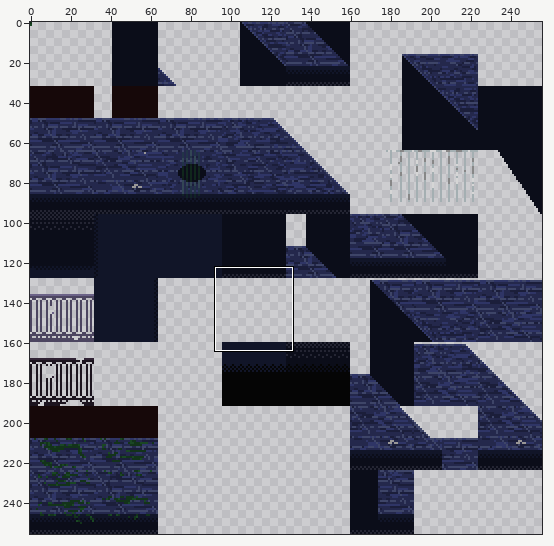
File history of a sprite sheet, CasaDesDiamantes/sprites/streetTiles_spr/layers/1bfb3df4-e099-4057-ac77-359769abf679/bbe75377-6bcf-4608-be53-f0484317fdcb.png. The first picture is a wide view before the edit; the outline marks the close-up.
Close-up. Old version:
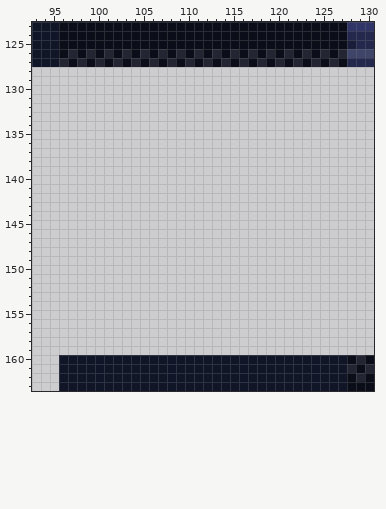
The file is 256x256 pixels. Colours within 5 levels of each other are drawn and written as one. Shown: x 93..130, y 123..163.
And afterwards:
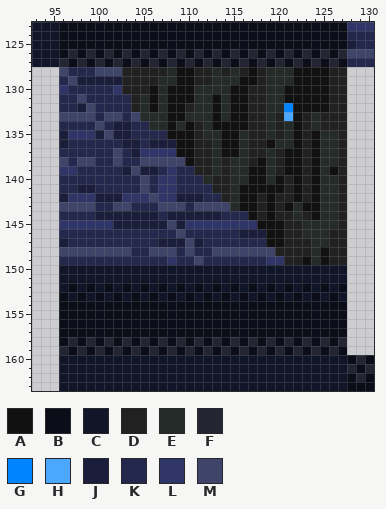
Palette (. is transparent): A #111111  B #0b0d19  C #111528  D #212121  E #242b29  F #242533  G #0084ff  H #4ca8ff  J #1b1e3a  K #24284c  L #2f3566  M #3e4568
The exact change:
Changed rows in their new state; - is an unchanged pixel.
first column x 96:
128 MKKKMMMDDDDDEAADDEDEDADEEEAAAADD
129 KMJJJJJDDDDEEAADDEEEAADEEEAAAADD
130 LKKKKKLDDDAEAAAEEEEAADDEEAAAAADD
131 KKMKKKKKDEAEAAAEEAEAADDEEAAAAADD
132 KKJMKKKKDEAEAADEEAEAADDEEGAAAADD
133 MMMMKMMKMEEEAAEEEAEAADDEDHADEDDD
134 KKKKMKJJKKEEAEADEAAAADDEDEADEDDD
135 JLLLJMJJKKKKAAADEEAAEDDEDEADAEED
136 JKKKKKKJJKJJJAADDEAAEDDAEEADAEED
137 KKKKKKMKJLLLLAADDEAAEDDEDAADAEED
138 MKMMKKMKKMMMMMADDEDEEDAEDAADAEED
139 LLKKKKKJMJJKLKKDDEDEEAAEDAADAEAD
140 KKKKKKKKKMKLLKKKEDDEEAAEADADAEED
141 KKJJKKKKKMKLLKKKKDDEAAAAADADAEED
142 JLLLJJJLLLMLLJJJKKDEAADADDADAEED
143 MMMMKKMMKKKMMMKMMMMEAADADAEAAEED
144 KKKKJJJJJJJKJJJJJJKKKADADDEDAEED
145 LLLLLLJJJJJJMJLLLLLLLLAAADDEEEED
146 KKKKKKKKKKKKKMKKKKKKJJJAADDEEEDD
147 JKKKKKKKKKKJJJMJKKKKKKKAADDDEEDD
148 MMMMMMMMKKMMMKMKKMMMMMMMDDDDEADD
149 KKKKKKKKKKKKLKKMKKKKKKKLLDDAEADD
150 CCCCCCCCCCCCCCCCCCCCCCCCCCCCCCCC
151 CCCCCCCCCCCCCCCCCCCCCCCCCCCCCCCC
152 CBCBCBCBCBCBCBCBCBCBCBCBCBCBCBCB
153 BCBCBCBCBCBCBCBCBCBCBCBCBCBCBCBC
154 BBBBBBBBBBBBBBBBBBBBBBBBBBBBBBBB
155 BBBBBBBBBBBBBBBBBBBBBBBBBBBBBBBB
156 BBBBBBBBBBBBBBBBBBBBBBBBBBBBBBBB
157 BBBBBBBBBBBBBBBBBBBBBBBBBBBBBBBB
158 BFBFBFBFBFBFBFBFBFBFBFBFBFBFBFBF
159 FBFBFBFBFBFBFBFBFBFBFBFBFBFBFBFB
